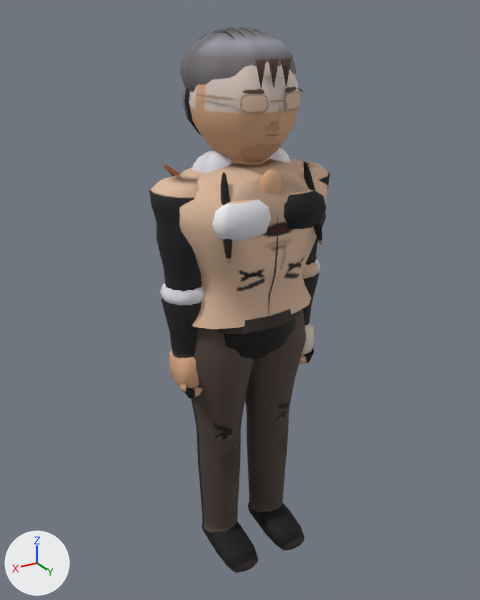
The glTF model assets/models/baekdochan_a.glb as it was, and as the next commit left it.
Rendered twice from a 50 mm camera at (1.142, 1.875, 1.952) aimed at (0.002, -0.025, 1.002). Lighting does not change. The marker at lower left points along +X, +Y and +Z. The first picture is the older version. Vertices at exactly the same position are counted once.

In view in the first picture: 'Body'.
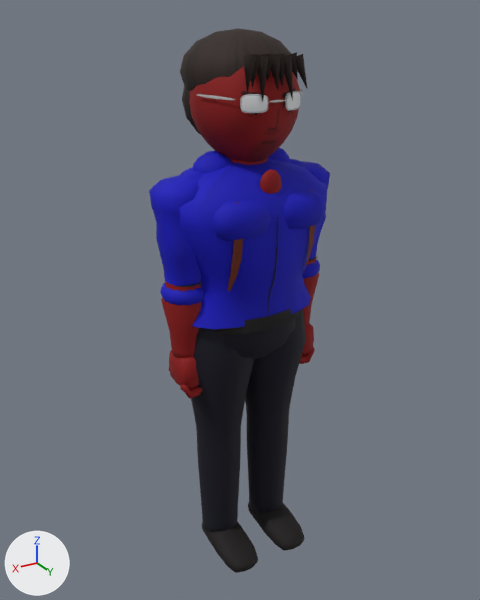
What differs and where, as boxes (x1, y1, x2, y2) in the pictures (480 x 600 px; the box of a moved part takes in the faces that stretch with it):
'Body', reshaped: before (149, 27, 330, 573); after (149, 28, 330, 573)
'HairLoose', added: after (243, 54, 307, 102)
'Glasses', added: after (197, 88, 303, 113)
part 1 of me_mesh_0, added: after (304, 191, 315, 271)
part 2 of me_mesh_0, added: after (227, 202, 243, 291)
part 3 of me_mesh_0, moved or reshaped: before (281, 58, 291, 86); after (287, 52, 298, 80)
part 4 of me_mesh_0, moved or reshaped: before (255, 59, 266, 87); after (274, 53, 286, 86)
part 5 of me_mesh_0, moved or reshaped: before (268, 59, 279, 87); after (262, 54, 274, 81)
part 6 of me_mesh_0, added: after (247, 54, 262, 88)
part 7 of me_mesh_0, deleted: before (162, 87, 322, 263)
part 8 of me_mesh_0, moved or reshaped: before (185, 27, 298, 163); after (185, 66, 300, 162)
part 9 of me_mesh_0, surface changed (darker): (149, 28, 330, 573) in both

The change, as a diff of the scene's bpy script:
```diff
--- a/assets/models/baekdochan_a.glb.py
+++ b/assets/models/baekdochan_a.glb.py
@@ mat_material_1 @@
+mat_material_1 = bpy.data.materials.new('Material_1')
+mat_material_1.use_nodes = True; mat_material_1.node_tree.nodes.clear()
+_N = mat_material_1.node_tree.nodes; _L = mat_material_1.node_tree.links
+n0 = _N.new('ShaderNodeBsdfPrincipled'); n0.name = 'Principled BSDF'
+n0.inputs[1].default_value = 0.6  # 'Metallic'
+n0.inputs[2].default_value = 0.2  # 'Roughness'
+n1 = _N.new('ShaderNodeOutputMaterial'); n1.name = 'Material Output'
+n2 = _N.new('ShaderNodeVertexColor'); n2.name = 'Color Attribute'
+_L.new(n0.outputs[0], n1.inputs[0])  # 'BSDF' to 'Surface'
+_L.new(n2.outputs[0], n0.inputs[0])  # 'Color' to 'Base Color'
@@ me_mesh_0 @@
 # used by ob_body; location = (0.0, 0.0, 0.0)
-me_mesh_0.from_pydata(...)  # 5173 vertices, 9322 faces; spans x -0.34..0.34, y -0.22..0.22, z -0.03..1.91
+me_mesh_0.from_pydata(...)  # 3655 vertices, 6802 faces; spans x -0.34..0.34, y -0.22..0.22, z -0.03..1.91
+# me_mesh_0 part 1: the loose piece of 12 vertices spanning x -0.27..-0.2, y 0.06..0.07, z 1.1..1.11 is copied, and the copy is multiplied about its middle by the matrix ((-0.16, -0.407, 3.956), (-0.606, 3.915, 0.378), (-3.93, -0.587, -0.219)), then moved by (0.1, 0.11, 0.17); it spans x -0.16..-0.13, y 0.14..0.2, z 1.13..1.43
+# me_mesh_0 part 2: the loose piece of 12 vertices spanning x 0.2..0.27, y 0.06..0.07, z 1.1..1.11 is copied, and the copy is multiplied about its middle by the matrix ((0.16, 0.407, 3.956), (-0.606, 3.915, -0.378), (-3.93, -0.587, 0.219)), then moved by (-0.09, 0.11, 0.17); it spans x 0.13..0.16, y 0.14..0.2, z 1.13..1.43
+# me_mesh_0 part 3: the loose piece of 7 vertices spanning x -0.06..-0.03, y 0.15..0.18, z 1.75..1.83 is multiplied about its middle by the matrix ((0.972, 0.014, 0.34), (0.005, 1.028, -0.057), (-0.341, 0.056, 0.97)), then moved by (-0.03, 0.0, 0.01)
+# me_mesh_0 part 4: the loose piece of 7 vertices spanning x 0.03..0.06, y 0.15..0.18, z 1.75..1.83 is moved by (-0.07, -0.01, 0.01)
+# me_mesh_0 part 5: the loose piece of 7 vertices spanning x -0.02..0.02, y 0.15..0.18, z 1.75..1.83 is moved by (0.02, -0.01, 0.01)
+# me_mesh_0 part 6: the loose piece of 7 vertices spanning x 0.03..0.06, y 0.15..0.18, z 1.75..1.83 is copied, and the copy is moved by (0.02, -0.01, 0.01); it spans x 0.04..0.08, y 0.14..0.18, z 1.75..1.85
+# me_mesh_0 part 7: 29 loose pieces with 1435 vertices, spanning x -0.21..0.21, y -0.2..0.2, z 1.15..1.75, are deleted
+# me_mesh_0 part 8: 51 vertices moved from x -0.17..0.17, y -0.14..0.17, z 1.5..1.74 to x -0.17..0.17, y -0.11..0.17, z 1.5..1.74; 403 vertices removed from x -0.17..0.17, y -0.2..0.17, z 1.5..1.91; 265 vertices added at x -0.17..0.18, y -0.17..0.17, z 1.49..1.88
+# me_mesh_0 part 9: 6115 kept faces spanning x -0.34..0.34, y -0.22..0.22, z -0.03..1.91 get new texture (UV) coordinates
+# other edits to the shape of me_mesh_0 do not show in these pictures
 me_mesh_0.materials.append(mat_material_0)
@@ me_mesh_2 @@
+me_mesh_2.from_pydata(...)  # 35 vertices, 30 faces; spans x -0.105..0.107, y 0.147..0.191, z 1.713..1.845
+me_mesh_2.materials.append(mat_material_0)
@@ me_mesh_1 @@
+me_mesh_1.from_pydata(...)  # 373 vertices, 610 faces; spans x -0.183..0.183, y 0.019..0.187, z 1.685..1.739
+me_mesh_1.materials.append(mat_material_1)
@@ ob_hairloose @@
+ob_hairloose = bpy.data.objects.new('HairLoose', me_mesh_2)
+ob_hairloose.location = (0.0, 0.0, 0.0)
@@ ob_glasses @@
+ob_glasses = bpy.data.objects.new('Glasses', me_mesh_1)
+ob_glasses.location = (0.0, 0.0, 0.0)
```
